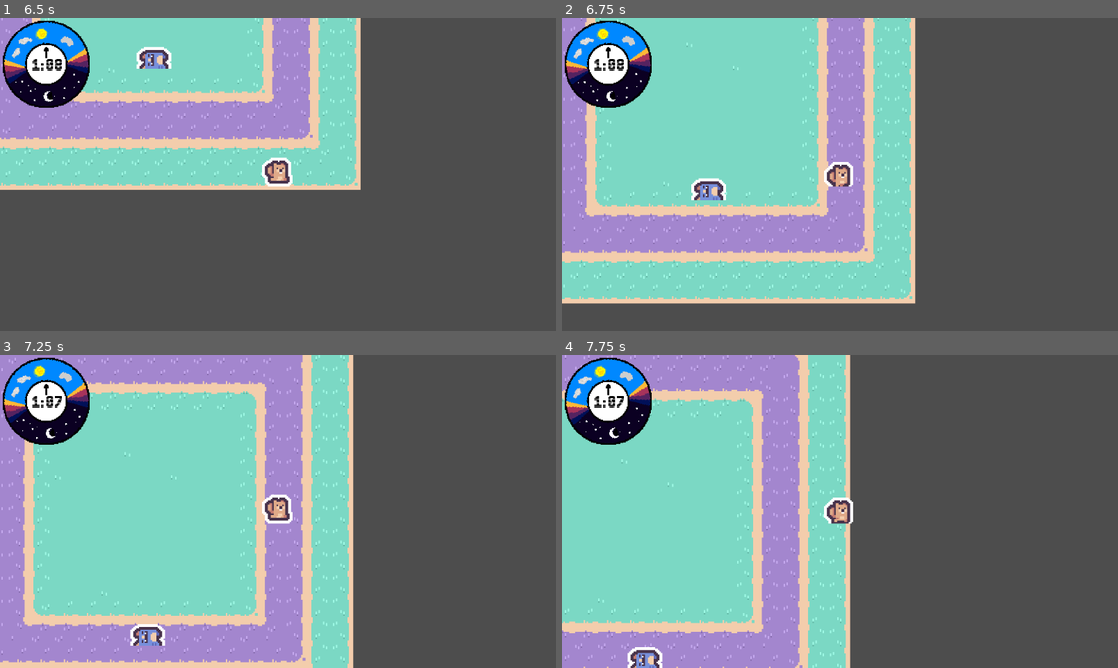
Above: before the commit, frames 1-4 (two rows, left to right).
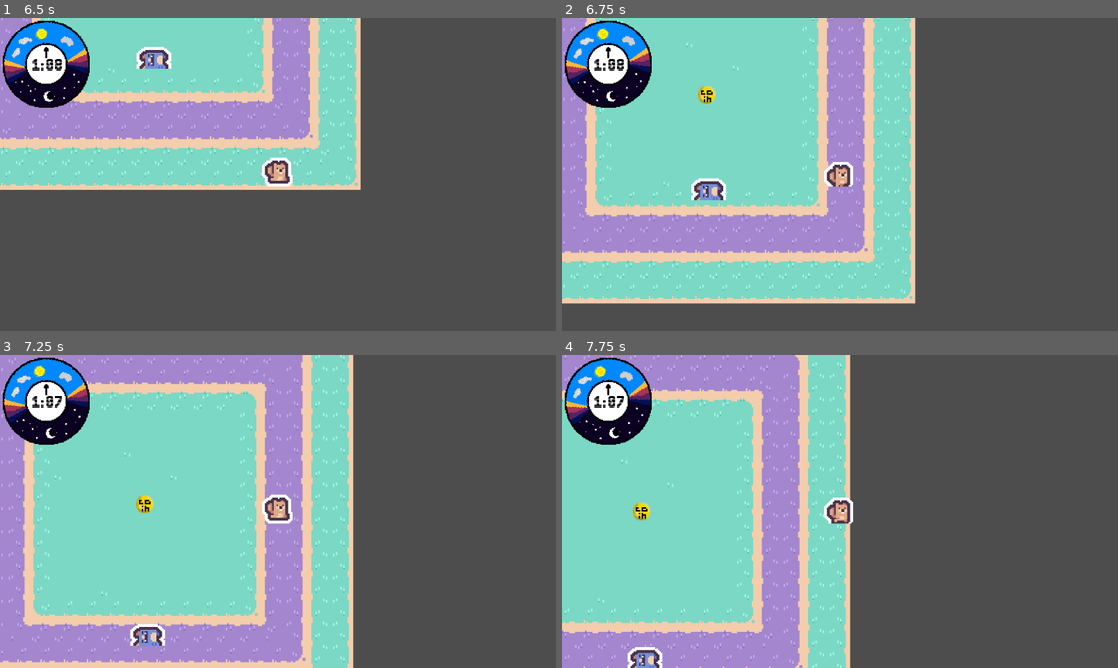
Above: after the commit, the same moments.

Repository: Sosenteam/groundhog-stealth
Game: Godot game, scene res://world.tscn
The game is run twice, just before and just after one commit, with the same random seed, the same clock (stepped at 60 frames per second) and the same inputs.
Inputs:
- Up to frame 1 (6.5 s): tap Enter at 0.5 s; hold D (move_right) 0.53-1.28 s; hold Space (move_dash) 0.53-1.28 s; hold S (move_down) 1.28-2.03 s; tap Space (move_dash) every 1.5 s from 1.35 to 5.85 s; hold D (move_right) 2.03-2.78 s; hold Space (move_dash) 2.03-2.78 s; hold W (move_up) 2.78-3.53 s; hold Space (move_dash) 3.53-4.28 s; hold A (move_left) 3.53-5.03 s; hold S (move_down) 5.03-5.78 s; hold Space (move_dash) 5.03-5.78 s; hold D (move_right) from 5.78 s (still down)
- Up to frame 2 (6.75 s): release D (move_right) at 6.53 s; hold W (move_up) from 6.53 s (still down); hold Space (move_dash) from 6.53 s (still down)
- Up to frame 3 (7.25 s): keep holding W (move_up); keep holding Space (move_dash)
- Up to frame 4 (7.75 s): release W (move_up) at 7.28 s; release Space (move_dash) at 7.28 s; hold D (move_right) from 7.28 s (still down); tap Space (move_dash) at 7.35 s

Frame 1 is identical in both runs. In frame 2, 0.2% of the frame differs, in the area x 24-28%, y 21-28%; in frame 3, 0.2%; in frame 4, 0.2%, in the area x 12-16%, y 47-53%.

Commit message:
Added coints

Diff:
--- /dev/null
+++ b/coins/coin.gd
@@ -0,0 +1,8 @@
+extends Area2D
+
+var value:int = 1;
+
+func _on_body_entered(body: Node2D) -> void:
+	if body is Player:
+		body.addCoin(value)
+		queue_free()
--- /dev/null
+++ b/coins/coin.tscn
@@ -0,0 +1,32 @@
+[gd_scene format=3 uid="uid://bjyha30bwjeno"]
+
+[ext_resource type="Script" uid="uid://dk0044xy5mj7o" path="res://coins/coin.gd" id="1_bg5lq"]
+[ext_resource type="Texture2D" uid="uid://5nswb7g7b37n" path="res://assets/coins/coin.png" id="1_nyhrq"]
+
+[sub_resource type="SpriteFrames" id="SpriteFrames_bg5lq"]
+animations = [{
+"frames": [{
+"duration": 1.0,
+"texture": ExtResource("1_nyhrq")
+}],
+"loop": true,
+"name": &"idle",
+"speed": 5.0
+}]
+
+[sub_resource type="CircleShape2D" id="CircleShape2D_nyhrq"]
+radius = 7.0
+
+[node name="Coin" type="Area2D" unique_id=346926705]
+collision_layer = 0
+collision_mask = 0
+script = ExtResource("1_bg5lq")
+
+[node name="AnimatedSprite2D" type="AnimatedSprite2D" parent="." unique_id=1300985366]
+sprite_frames = SubResource("SpriteFrames_bg5lq")
+animation = &"idle"
+
+[node name="CollisionShape2D" type="CollisionShape2D" parent="." unique_id=479115857]
+shape = SubResource("CircleShape2D_nyhrq")
+
+[connection signal="body_entered" from="." to="." method="_on_body_entered"]
--- /dev/null
+++ b/coins/coin_spawner.gd
@@ -0,0 +1,23 @@
+extends Node2D
+
+@export var coinPrefab:PackedScene;
+@export var coinCollisionLayer:int = 3;
+@export var coinZIndex:int = 20;
+
+# Called when the node enters the scene tree for the first time.
+func _ready() -> void:
+	newCoin()
+	#pass
+
+
+# Called every frame. 'delta' is the elapsed time since the previous frame.
+func _process(delta: float) -> void:
+	pass
+
+func newCoin():
+	var coinInstance:Area2D = coinPrefab.instantiate();
+	add_child(coinInstance);
+
+	coinInstance.z_index = coinZIndex
+	coinInstance.collision_layer = 0;
+	coinInstance.set_collision_mask_value(coinCollisionLayer, true)
--- /dev/null
+++ b/coins/coin_spawner.tscn
@@ -0,0 +1,8 @@
+[gd_scene format=3 uid="uid://caruxtugr2x8w"]
+
+[ext_resource type="Script" uid="uid://docsltki58njd" path="res://coins/coin_spawner.gd" id="1_4blym"]
+[ext_resource type="PackedScene" uid="uid://bjyha30bwjeno" path="res://coins/coin.tscn" id="2_0xscp"]
+
+[node name="CoinSpawner" type="Node2D" unique_id=1000671851]
+script = ExtResource("1_4blym")
+coinPrefab = ExtResource("2_0xscp")
--- a/player.gd
+++ b/player.gd
@@ -4,6 +4,8 @@
 @export var dash_time = 0.25
 @export var dash_cooldown = 1
 @export var dash_mult = 6
+
+@export var coinCount:int = 0;
 
 var input_dir = Vector2.ZERO
 
@@ -44,3 +46,6 @@
 
 func dash_active_callback():
 	$DashCooldown.start()
+
+func addCoin(value:int):
+	coinCount += value;
--- a/player.tscn
+++ b/player.tscn
@@ -46,7 +46,7 @@
 height = 16.0
 
 [node name="Player" type="CharacterBody2D" unique_id=1038731677]
-collision_layer = 3
+collision_layer = 7
 script = ExtResource("1_onrkg")
 speed = 100
 dash_time = 0.1
--- a/world.tscn
+++ b/world.tscn
@@ -2,11 +2,14 @@
 
 [ext_resource type="Script" uid="uid://do1tsxu2dehlr" path="res://world.gd" id="1_aqk2v"]
 [ext_resource type="PackedScene" uid="uid://dxb2ov5is2nnp" path="res://player.tscn" id="1_f3sb7"]
+[ext_resource type="PackedScene" uid="uid://caruxtugr2x8w" path="res://coins/coin_spawner.tscn" id="2_036b0"]
 [ext_resource type="PackedScene" uid="uid://cplpa17jbsapc" path="res://phil/phil.tscn" id="2_tlwt5"]
-[ext_resource type="PackedScene" path="res://countdown_timer.tscn" id="5_036b0"]
+[ext_resource type="PackedScene" uid="uid://d2cocoqvke31k" path="res://countdown_timer.tscn" id="5_036b0"]
 
 [node name="World" type="Node2D" unique_id=1311250771]
 script = ExtResource("1_aqk2v")
+
+[node name="CoinSpawner" parent="." unique_id=1000671851 instance=ExtResource("2_036b0")]
 
 [node name="LevelContainer" type="Control" parent="." unique_id=267466343]
 layout_mode = 3
Binary file added: assets/coins/coin.png
Not shown, added: assets/coins/coin.png.import
Not shown, added: coins/coin.gd.uid
Not shown, added: coins/coin_spawner.gd.uid
